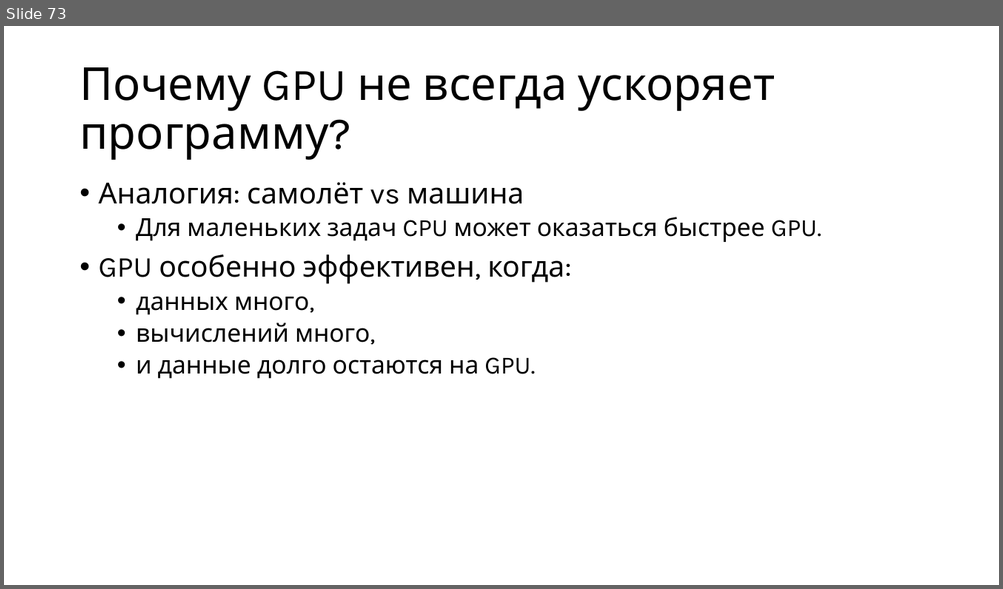
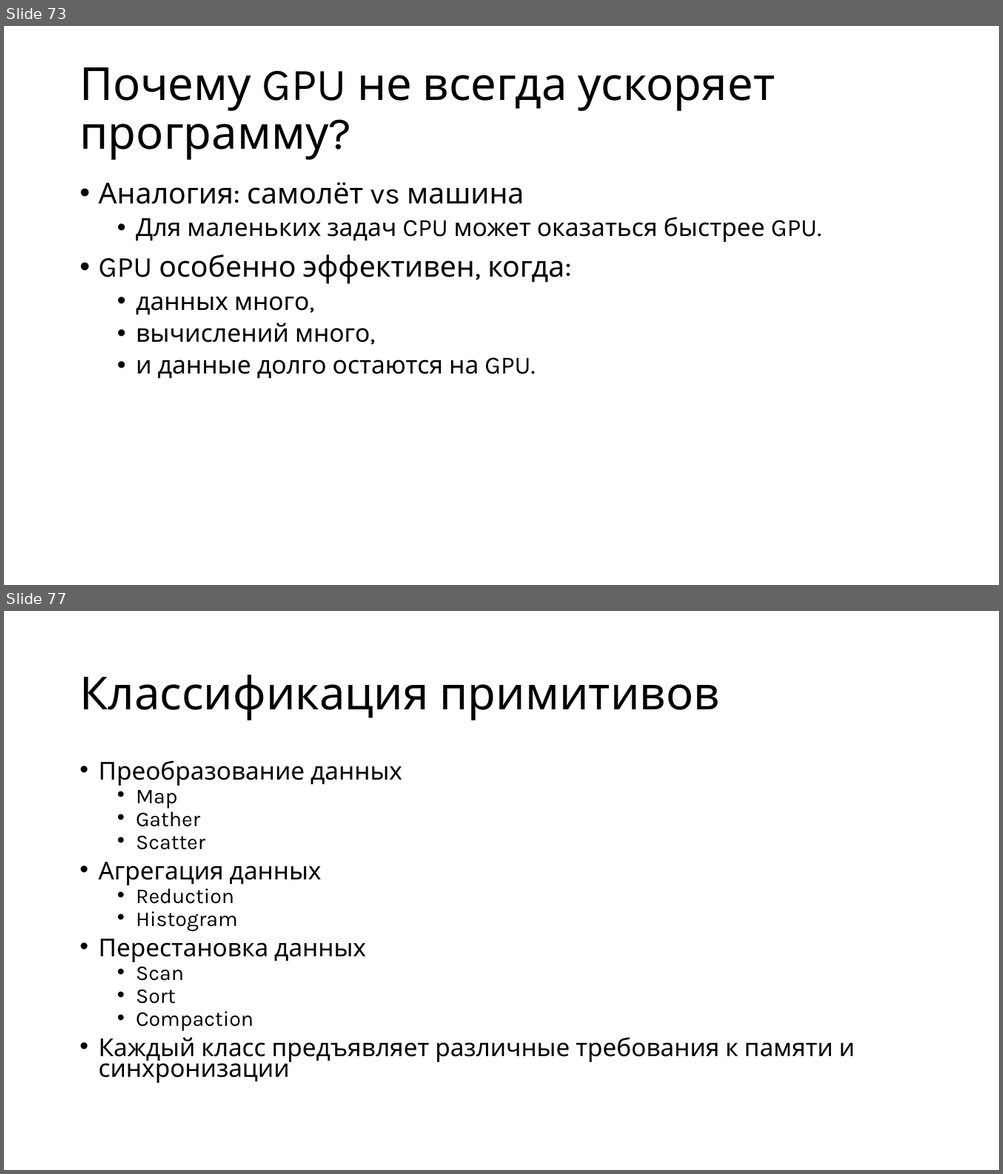
Before and after one commit to alexey-malov/pc, a slide deck: lectures/13/Open CL.pptx. Shown one above the other, each under a label of ours: slide 73 before the commit, slides 73 and 77 after it; the slides between them are not shown. The pictures are 1003x589 and 1003x1174 pixels, drawn with LibreOffice and Linux fonts; fonts in the diff are those of the drawing. Boxes give left, top, right and bottom in pixels: in the first picture for what was removed or moved away, otherwise in the second. Text is boxed around its words. In the diff, an @@ line names an element or a change of style, - is before the commit and + after.

```diff
--- a/lectures/13/Open CL.pptx
+++ b/lectures/13/Open CL.pptx
@@ slide 77 added at (x1=4, y1=611, x2=999, y2=1170), background #FFFFFF @@
@@ title added at (x1=79, y1=675, x2=720, y2=721), 44 pt, text #000000 @@
+Классификация примитивов
@@ text added at (x1=99, y1=760, x2=854, y2=1083), 23.8 pt, text #000000 @@
+• Преобразование данных
+  • Map
+  • Gather
+  • Scatter
+• Агрегация данных
+  • Reduction
+  • Histogram
+• Перестановка данных
+  • Scan
+  • Sort
+  • Compaction
+• Каждый класс предъявляет различные требования к памяти и синхронизации
```
Also in this commit, not shown: 81 other slides added.
